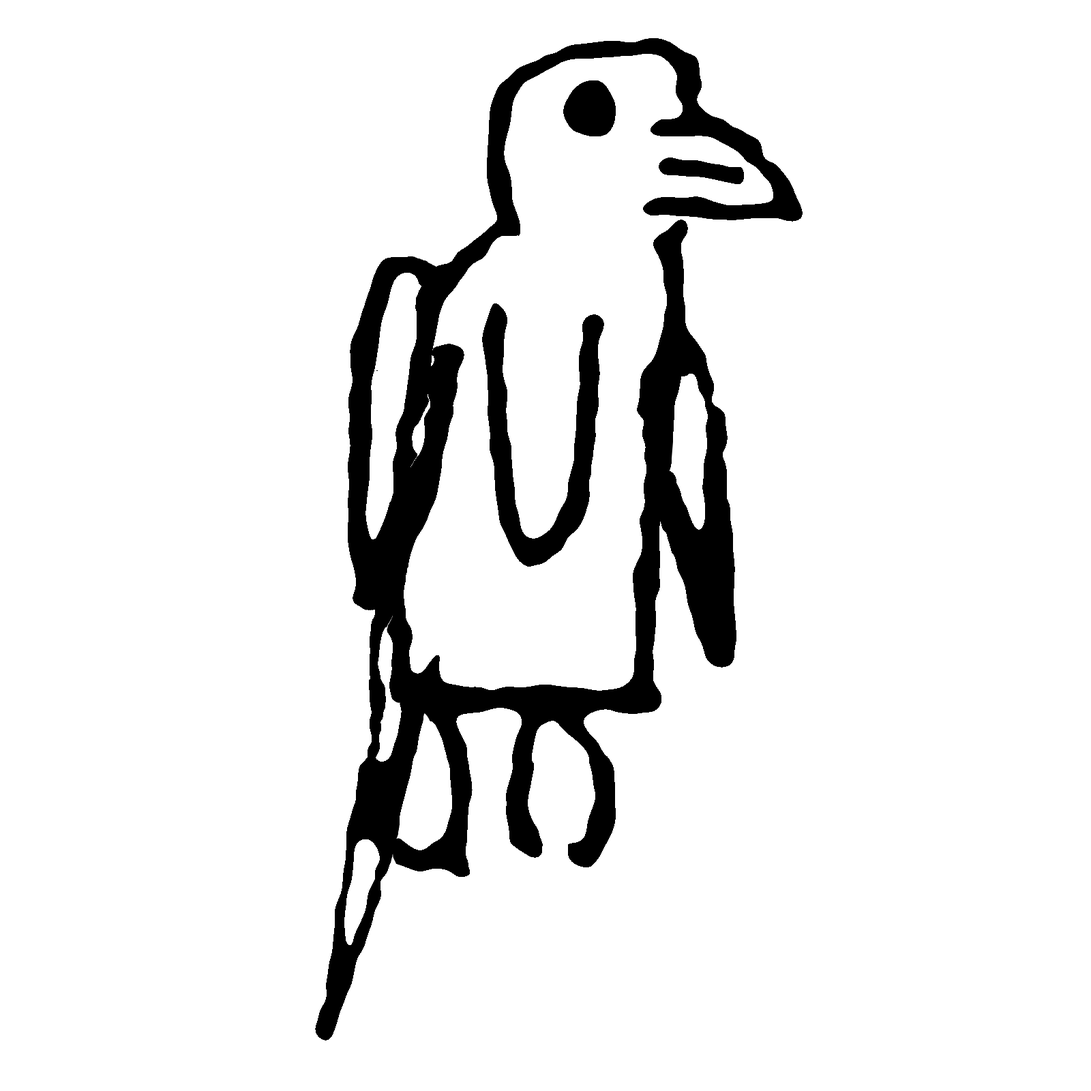
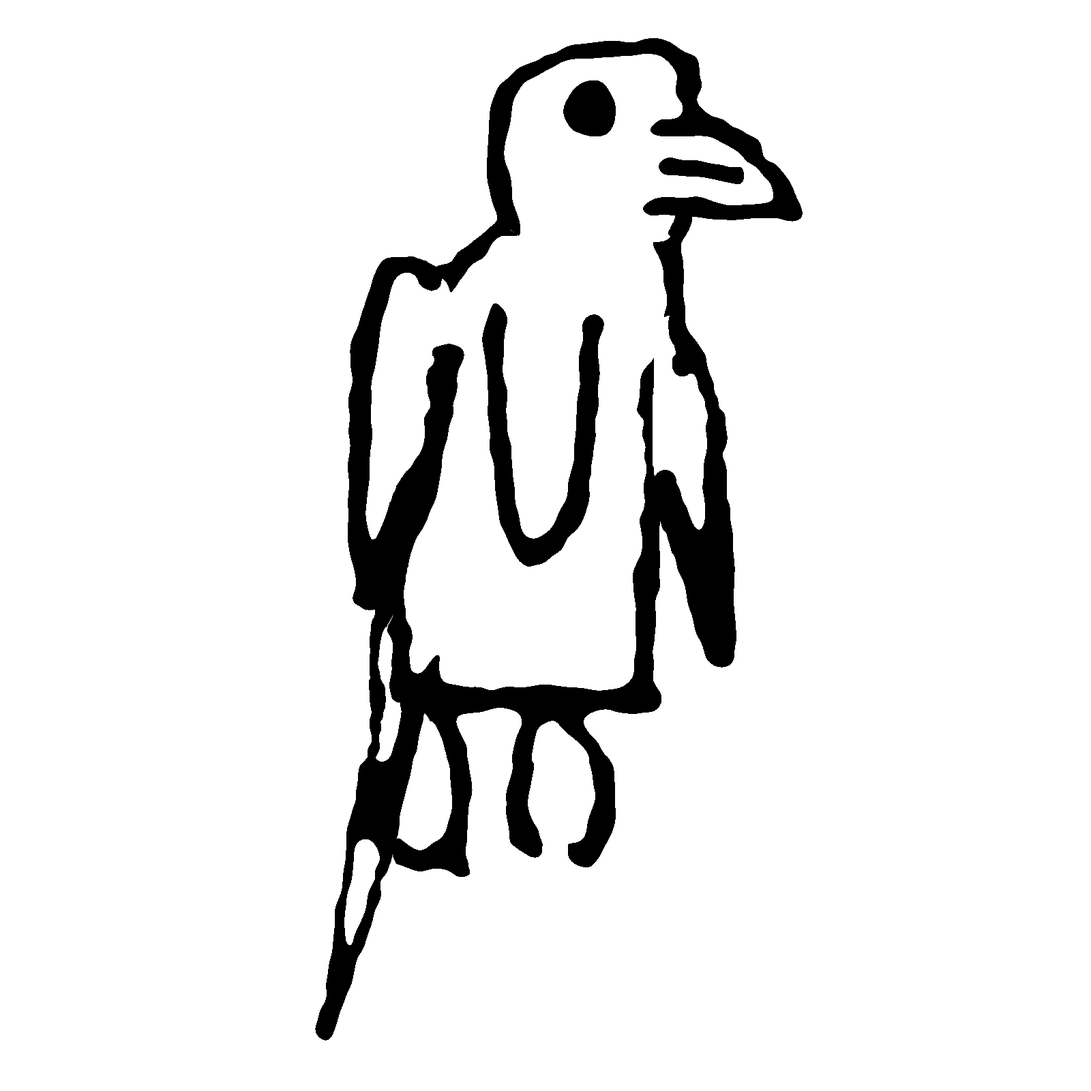
The second w=1091, h=1091 image is a revision of the first. Changes to its layers:
renamed "Pasted Layer" to "Sand #4", painted on it over [left=510, top=215, right=693, bottom=243]
removed layer "Pasted Layer #1" over [left=376, top=279, right=451, bottom=569]
removed layer "Pasted Layer #2" over [left=654, top=315, right=720, bottom=477]
added layer "Sand #3" above "Sand #2" over [left=376, top=279, right=451, bottom=569]
added layer "Sand #2" above "Sand" over [left=652, top=315, right=720, bottom=477]
renamed "Pasted Layer #4" to "Sand", moved it above "Sand #1", painted on it over [left=376, top=215, right=689, bottom=711]
removed layer "Background" over [left=376, top=217, right=689, bottom=711]
renamed "Pasted Layer #3" to "Sand #1", painted on it over [left=386, top=613, right=401, bottom=711]
